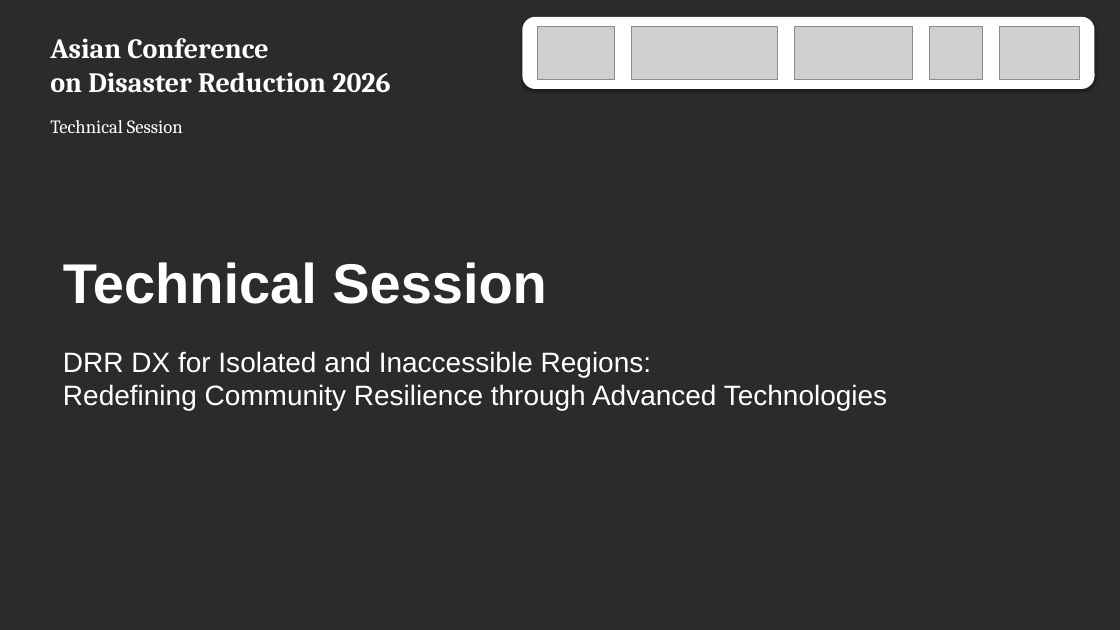
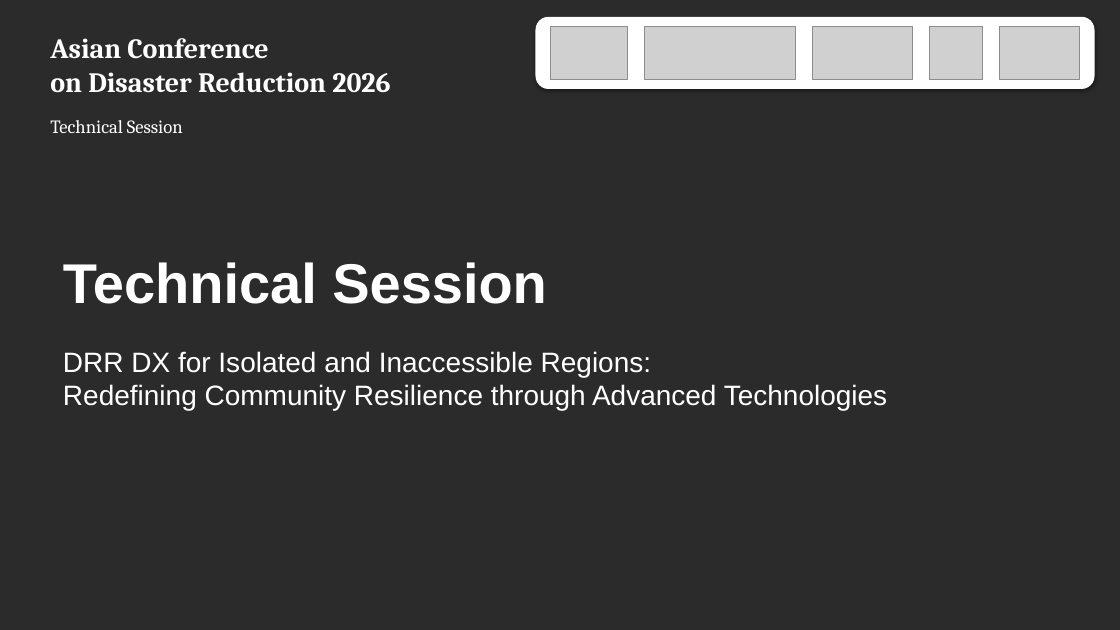
Before and after one commit to kochobi-max/whatsmap, a slide deck: slide 13 of reports/acdr2026_staff_deployment/進行シナリオ_0929/ACDR2026_進行スライド_Day2_案1007.pptx. Drawn at 1120x630 pixels with LibreOffice and Linux fonts; fonts in the diff are those of the drawing; grey boxes stand for pictures; background and template pictures are left out; a plain dark background stands for a picture behind light text. Boxes give left, top, right and bottom in pixels: in the first picture for what was removed or moved away, otherwise in the second. Text is boxed around its words. In the diff, an @@ line names an element or a change of style, - is before the commit and + after.

```diff
--- a/reports/acdr2026_staff_deployment/進行シナリオ_0929/ACDR2026_進行スライド_Day2_案1007.pptx
+++ b/reports/acdr2026_staff_deployment/進行シナリオ_0929/ACDR2026_進行スライド_Day2_案1007.pptx
@@ rounded rectangle resized from (x1=523, y1=17, x2=1095, y2=89) to (x1=536, y1=17, x2=1095, y2=89) @@
@@ picture moved from (x1=538, y1=27, x2=614, y2=79) to (x1=551, y1=27, x2=628, y2=79) @@
@@ picture resized from (x1=631, y1=27, x2=778, y2=79) to (x1=644, y1=27, x2=796, y2=79) @@
@@ picture resized from (x1=795, y1=27, x2=913, y2=79) to (x1=812, y1=27, x2=913, y2=79) @@
```
Also in this commit, not shown: 33 other slides changed, 2 other files.
